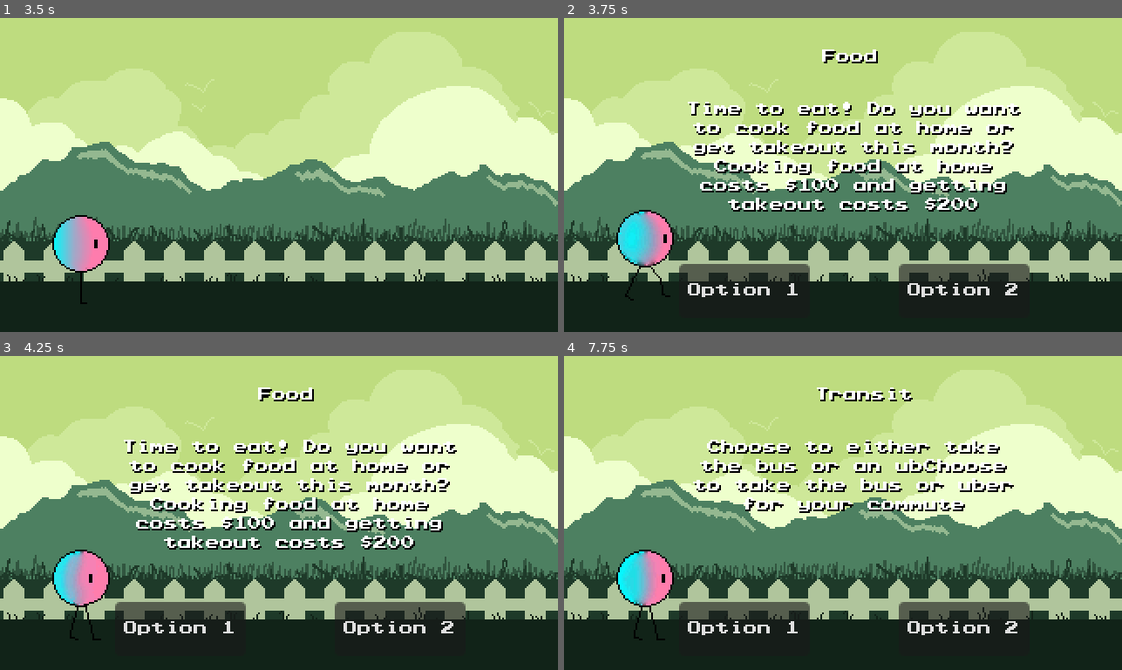
Above: before the commit, frames 1-4 (two rows, left to right).
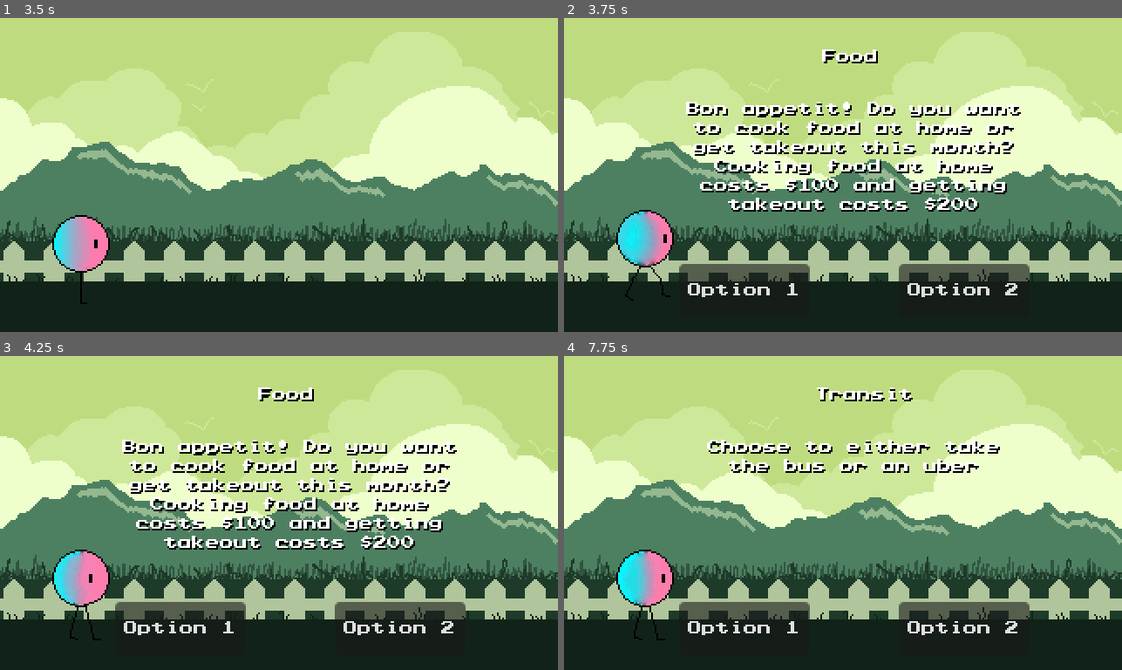
Above: after the commit, the same moments.

Repository: axu-1/Technica-2023-Godot-Project
Game: Godot game, scene res://main.tscn
Same seed, same stepped clock (60 frames per second), same inputs: the game is played once before the commit and once after it.
Inputs:
- Up to frame 1 (3.5 s): click "Start" at 0.5 s; click "Easy: Trust Fund Baby" at 1.25 s; click "Check" at 2 s
- Up to frame 2 (3.75 s): no input
- Up to frame 3 (4.25 s): no input
- Up to frame 4 (7.75 s): click "Option 1" at 4.25 s; click "Option 2" at 6.5 s

Frame 1 is identical in both runs. In frame 2, 0.6% of the frame differs, in the area x 21-47%, y 26-32%; in frame 3, 0.6%; in frame 4, 3.2%, in the area x 23-81%, y 32-50%.

Commit message:
STuff?

Diff:
--- a/Events/food.tres
+++ b/Events/food.tres
@@ -5,6 +5,6 @@
 [resource]
 script = ExtResource("1_1q4g0")
 title = "Food"
-description = "Time to eat! Do you want to cook food at home or get takeout this month? Cooking food at home costs $100 and getting takeout costs $200"
+description = "Bon appetit! Do you want to cook food at home or get takeout this month? Cooking food at home costs $100 and getting takeout costs $200"
 cost1 = 100
 cost2 = 200
--- a/Events/transit.tres
+++ b/Events/transit.tres
@@ -5,6 +5,6 @@
 [resource]
 script = ExtResource("1_3bp26")
 title = "Transit"
-description = "Choose to either take the bus or an ubChoose to take the bus or uber for your commute"
+description = "Choose to either take the bus or an uber"
 cost1 = 50
 cost2 = 200
--- a/Menus/game_over.tscn
+++ b/Menus/game_over.tscn
@@ -1,3 +1,10 @@
-[gd_scene format=3 uid="uid://csfj2cre1jsir"]
+[gd_scene load_steps=2 format=3 uid="uid://csfj2cre1jsir"]
 
-[node name="game_over" type="Node2D"]
+[ext_resource type="Texture2D" uid="uid://d17llrjy3wnkg" path="res://Menus/gameover.png" id="1_yv4t6"]
+
+[node name="game_over" type="CanvasLayer"]
+
+[node name="TextureRect" type="TextureRect" parent="."]
+offset_right = 40.0
+offset_bottom = 40.0
+texture = ExtResource("1_yv4t6")
--- a/WalkingMenu/walking.gd
+++ b/WalkingMenu/walking.gd
@@ -45,6 +45,9 @@
 	if Game.total_money < 0:
 		Game.emit_signal("goto_scene", game_over)
 
+	if e_index == event_order.size() - 1:
+		Game.emit_signal("goto_scene", game_over)
+
 func _on_timer_timeout():
 	print("timer")
 #	var rand_int = randi_range(0, 10)
--- a/WalkingMenu/walking.tscn
+++ b/WalkingMenu/walking.tscn
@@ -1,9 +1,8 @@
-[gd_scene load_steps=23 format=3 uid="uid://d3aho76al3rat"]
+[gd_scene load_steps=22 format=3 uid="uid://d3aho76al3rat"]
 
 [ext_resource type="Script" path="res://WalkingMenu/walking.gd" id="1_wfwps"]
 [ext_resource type="PackedScene" uid="uid://c5tmg7pv47da6" path="res://Events/event_displayer.tscn" id="2_lygco"]
 [ext_resource type="PackedScene" uid="uid://dw2amx6egqxes" path="res://Events/event_option.tscn" id="3_ulii0"]
-[ext_resource type="PackedScene" uid="uid://dpufl0l80m4io" path="res://BudgetMenu/budget_menu.tscn" id="4_n1bqf"]
 [ext_resource type="PackedScene" uid="uid://csfj2cre1jsir" path="res://Menus/game_over.tscn" id="5_8bt44"]
 [ext_resource type="Texture2D" uid="uid://cqfpm5r01kjh5" path="res://WalkingMenu/parallax.png" id="6_enqa0"]
 [ext_resource type="Texture2D" uid="uid://b0f72a0jt4scu" path="res://WalkingMenu/Walker/frame_00_delay-0.09s.png" id="7_3v10v"]
@@ -79,7 +78,6 @@
 script = ExtResource("1_wfwps")
 event_displayer = ExtResource("2_lygco")
 event_option = ExtResource("3_ulii0")
-budget_menu = ExtResource("4_n1bqf")
 game_over = ExtResource("5_8bt44")
 
 [node name="Timer" type="Timer" parent="."]
Binary file added: Menus/gameover.png
Not shown, added: Menus/gameover.png.import
